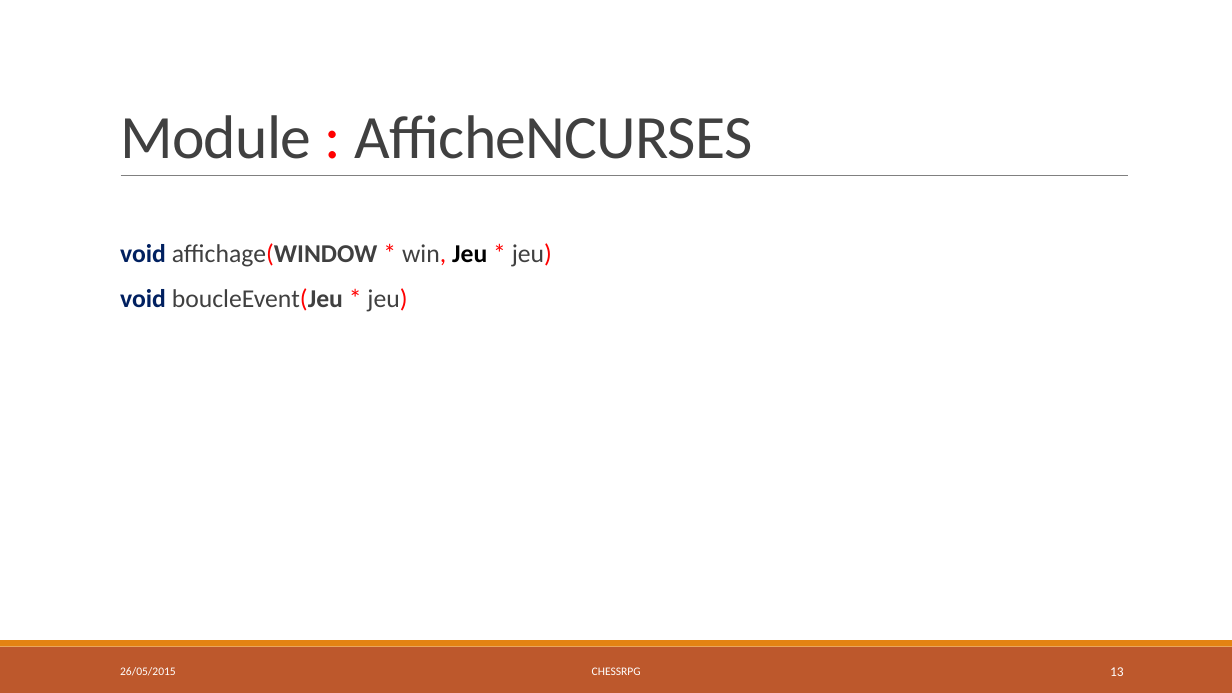
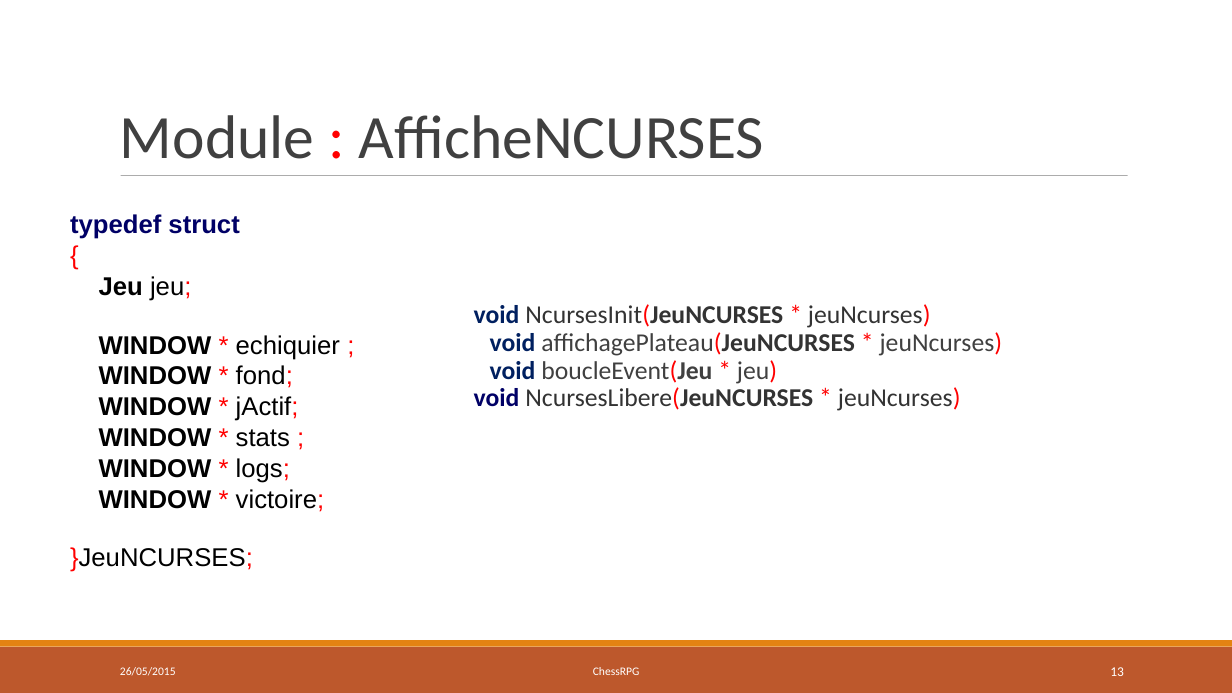
Before and after one commit to chessRPG/master, a slide deck: slide 13 of ChessRPG-présentation.pptx. Drawn at 1232x693 pixels with LibreOffice and Linux fonts; fonts in the diff are those of the drawing. Boxes give left, top, right and bottom in pixels: in the first picture for what was removed or moved away, otherwise in the second. Text is boxed around its words. In the diff, an @@ line names an element or a change of style, - is before the commit and + after.

```diff
--- a/ChessRPG-présentation.pptx
+++ b/ChessRPG-présentation.pptx
@@ text "Module : AfficheNCURSES" at (120, 115, 764, 159): letter spacing -0.5 to 0 pt; line spacing 0.85 to 1 @@
@@ line (121, 176) - (1128, 176): stroke #808080 0.5 pt to #808080 0.51 pt @@
@@ text added at (70, 214, 340, 572), 20 pt, text #000000 @@
+typedef struct
+{
+Jeu jeu;
+WINDOW * echiquier ;
+WINDOW * fond;
+WINDOW * jActif;
+WINDOW * stats ;
+WINDOW * logs;
+WINDOW * victoire;
+}JeuNCURSES;
@@ text removed at (120, 243, 552, 312) @@
-  void affichage(WINDOW * win, Jeu * jeu)
-  void boucleEvent(Jeu * jeu)
@@ text added at (474, 304, 1003, 411), 20 pt, text #333333 @@
+void NcursesInit(JeuNCURSES * jeuNcurses)
+  void affichagePlateau(JeuNCURSES * jeuNcurses)
+  void boucleEvent(Jeu * jeu)
+void NcursesLibere(JeuNCURSES * jeuNcurses)
@@ text at (593, 667, 640, 675): text changed @@
-CHESSRPG
+ChessRPG
```
Also in this commit, not shown: 14 other slides changed, 2 other files.
